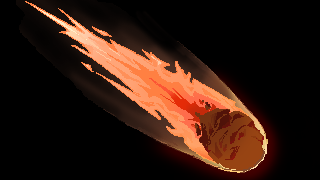
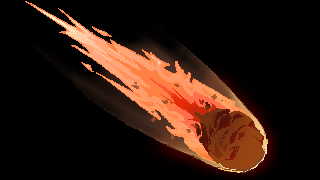
Revision of a layered (320, 180) image; what changed, layer by layer:
painted on "レイヤー 12" over [164, 112, 286, 180]
added layer "レイヤー 13" (88%) above "レイヤー 4" over [131, 82, 223, 139]
painted on "レイヤー 10" over [16, 0, 159, 89]
